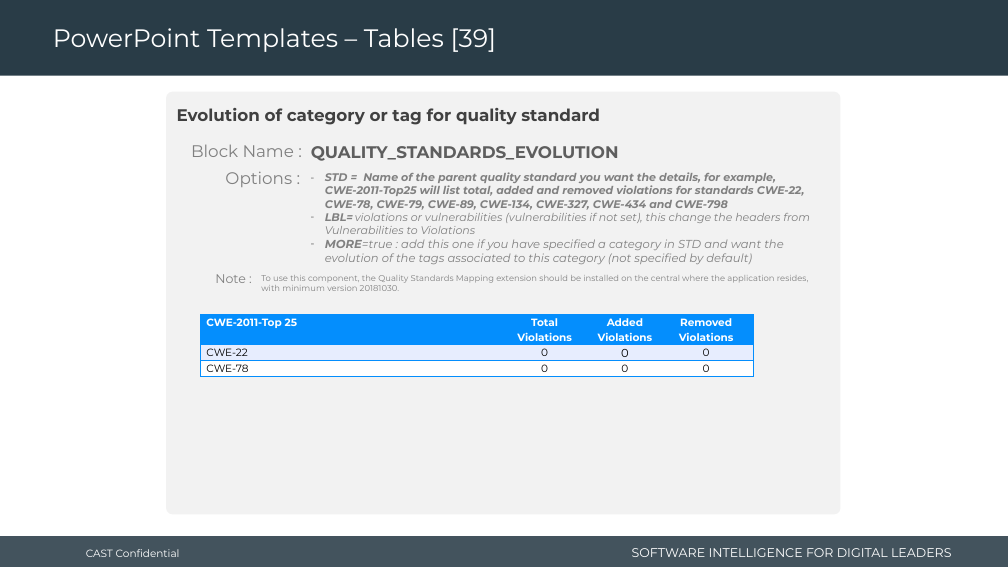
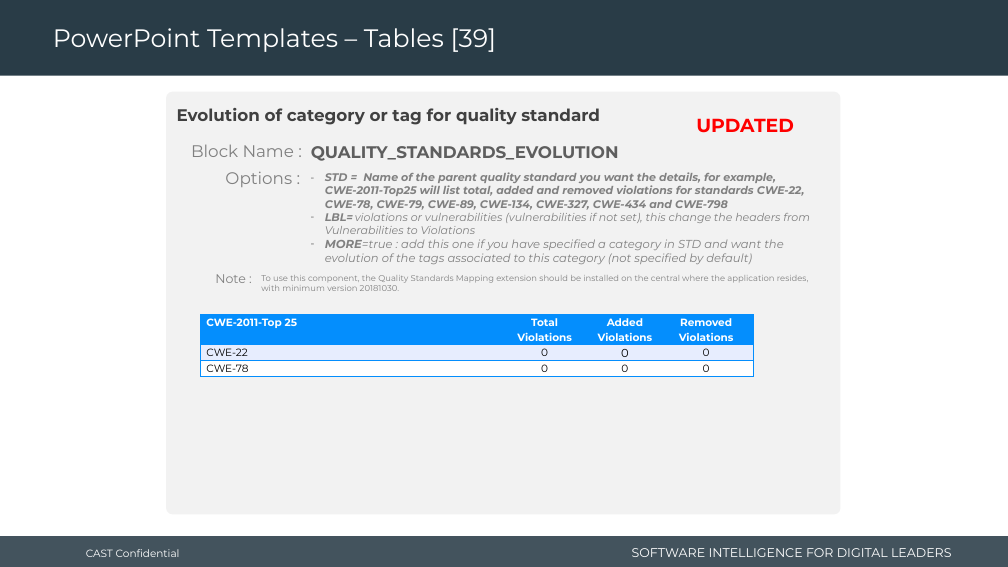
Before and after one commit to CAST-projects/CAST-ReportGenerator, a slide deck: slide 71 of CastReporting.Reporting.Core/Templates/Application/Component library/1- Powerpoint-components-library.pptx. Drawn at 1008x567 pixels with LibreOffice and Linux fonts; fonts in the diff are those of the drawing; background and template pictures are left out. Boxes give left, top, right and bottom in pixels: in the first picture for what was removed or moved away, otherwise in the second. Text is boxed around its words. In the diff, an @@ line names an element or a change of style, - is before the commit and + after.

```diff
--- a/CastReporting.Reporting.Core/Templates/Application/Component library/1- Powerpoint-components-library.pptx
+++ b/CastReporting.Reporting.Core/Templates/Application/Component library/1- Powerpoint-components-library.pptx
@@ text added at <box>696,118,794,133</box>, 18 pt, text #FF0000, bold @@
+UPDATED
```
Also in this commit, not shown: 4 other slides changed, 16 other files.
